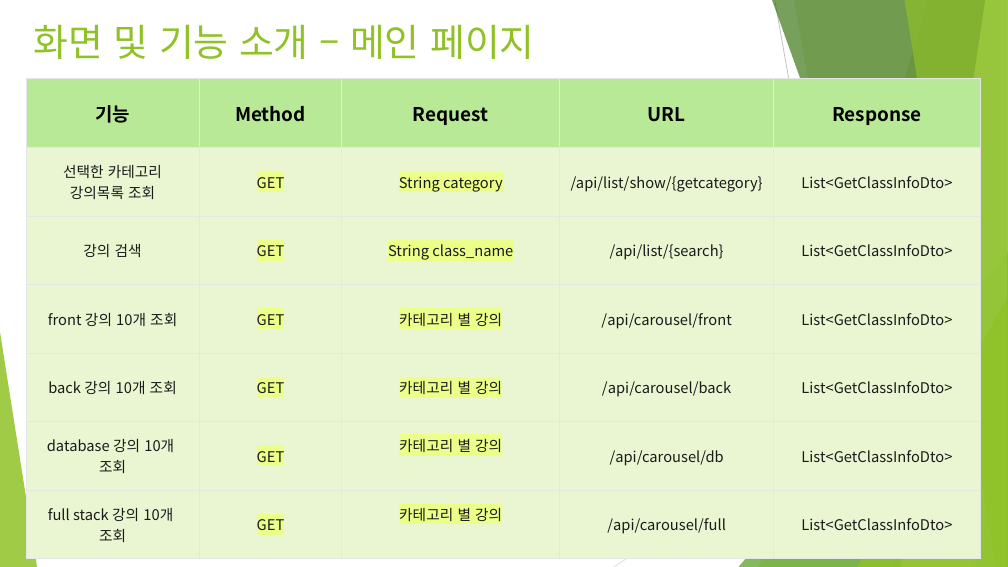
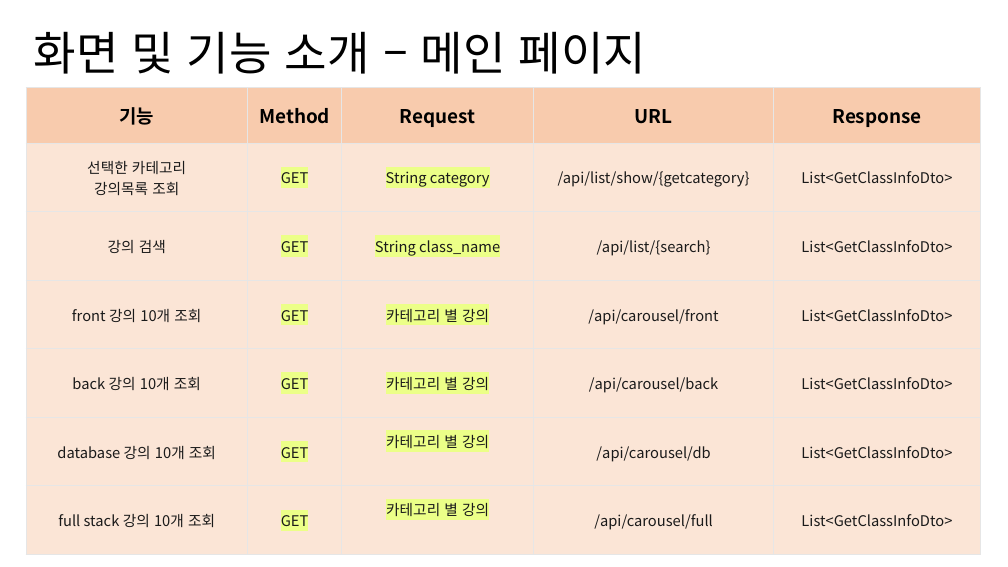
Before and after one commit to NALASAI/SelfIntroduction, a slide deck: slide 12 of 온라인 강의 사이트(BE).pptx. Drawn at 1008x567 pixels with LibreOffice and Linux fonts; fonts in the diff are those of the drawing. Boxes give left, top, right and bottom in pixels: in the first picture for what was removed or moved away, otherwise in the second. Text is boxed around its words. In the diff, an @@ line names an element or a change of style, - is before the commit and + after.

```diff
--- a/온라인 강의 사이트(BE).pptx
+++ b/온라인 강의 사이트(BE).pptx
@@ title "화면 및 기능 소개 – ..." at (34,31,646,74): size 36 to 44 pt, font Karla to Noto Sans CJK KR, text colour #90C226 to #000000; line spacing 1 to 0.9; vertical alignment top to middle @@
@@ table at (26,88,982,554) @@
-row 6, column 1: database 강의 10개 / 조회
+row 6, column 1: database 강의 10개 조회
-row 7, column 1: full stack 강의 10개 / 조회
+row 7, column 1: full stack 강의 10개 조회
@@ fill #B7E996 to #F8CBAD in row 1 @@
@@ fill #EAF6D1 to #FBE5D6 in 30 cells @@
@@ table: place and size @@
-table at (26,79,981,558)
+table at (26,88,982,554)
@@ group removed at (0,0,1008,567): 5 freeform shapes, 3 triangles, 2 lines @@
```
Also in this commit, not shown: 36 other slides changed, 2 slides added.
